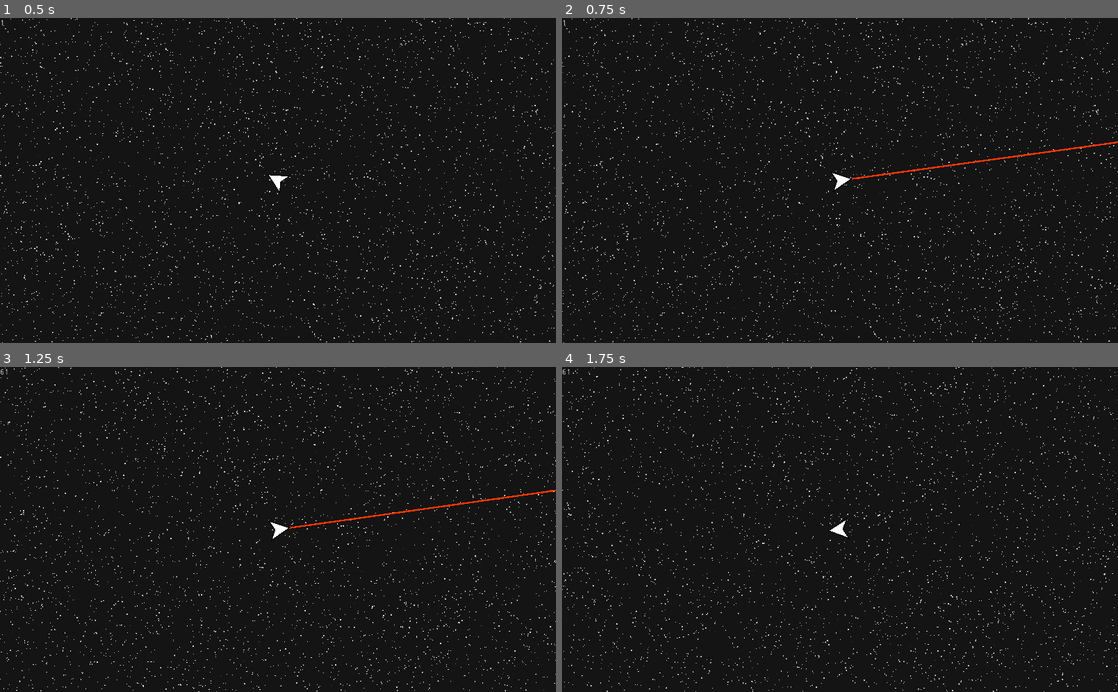
Above: before the commit, frames 1-4 (two rows, left to right).
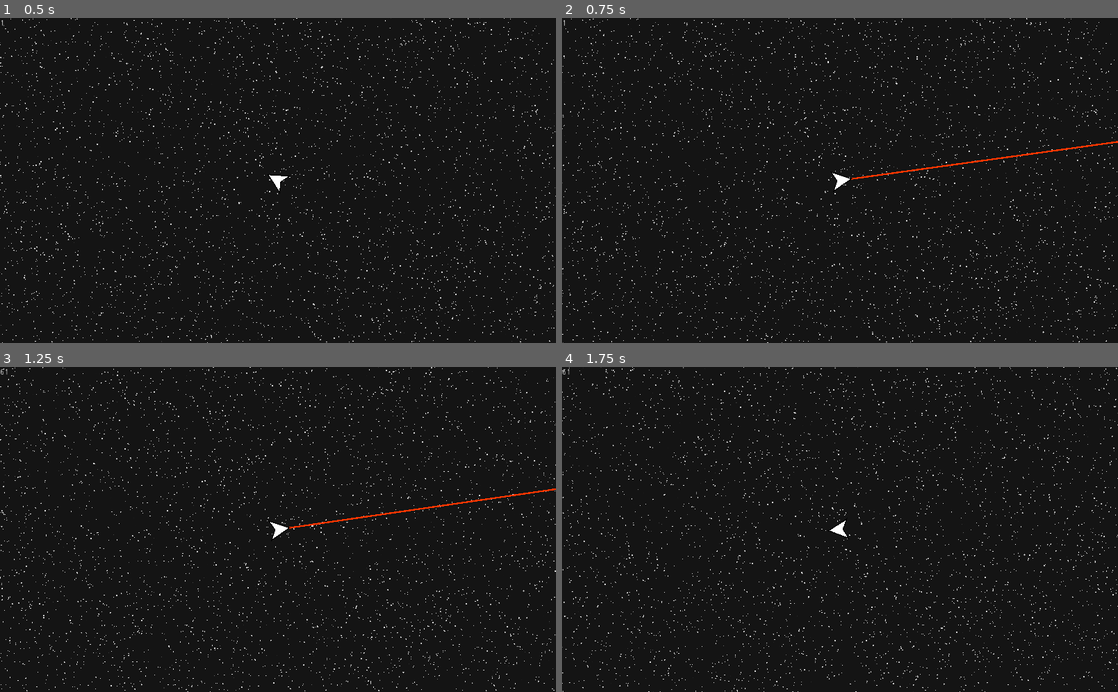
Above: after the commit, the same moments.

Repository: Jellonator/04-Space-Shooter
Game: Godot game, scene res://World/Game.tscn
Same seed, same stepped clock (60 frames per second), same inputs: the game is played once before the commit and once after it.
Inputs (mouse positions are in pixels of both pictures, inside the frame that each line leads up to):
- Up to frame 1 (0.5 s): no input
- Up to frame 2 (0.75 s): move the mouse to (962, 164) at 0.52 s; hold D (move_right) from 0.53 s (still down); hold Shift (action_shoot) from 0.53 s (still down)
- Up to frame 3 (1.25 s): keep holding D (move_right); keep holding Shift (action_shoot)
- Up to frame 4 (1.75 s): move the mouse to (728, 545) at 1.27 s; release D (move_right) at 1.28 s; release Shift (action_shoot) at 1.28 s; hold S (move_down) from 1.28 s (still down); tap Down (look_down) at 1.35 s

Frame 1 is identical in both runs. In frame 2, 3.1% of the frame differs, in the area x 0-100%, y 0-100%; in frame 3, 3.3%; in frame 4, 3.1%.

Commit message:
Fixed player having incorrect acceleration

Diff:
--- a/Object/Player/Player.gd
+++ b/Object/Player/Player.gd
@@ -1,7 +1,7 @@
 extends KinematicBody2D
 
 const FRICTION := 400
-const ACCELERATION := 400
+const ACCELERATION := 1600
 const MAX_SPEED := 800
 const SHOTS_PER_SECOND := 6.0
 
@@ -28,7 +28,7 @@
 	if vdiff.length() < ACCELERATION * delta:
 		velocity = target_velocity
 	else:
-		velocity += vdiff * delta
+		velocity += vdiff.normalized() * delta * ACCELERATION
 	velocity = move_and_slide(velocity)
 	if look_type == ControlType.KEYBOARD:
 		var lookvector := Vector2(0, 0)
